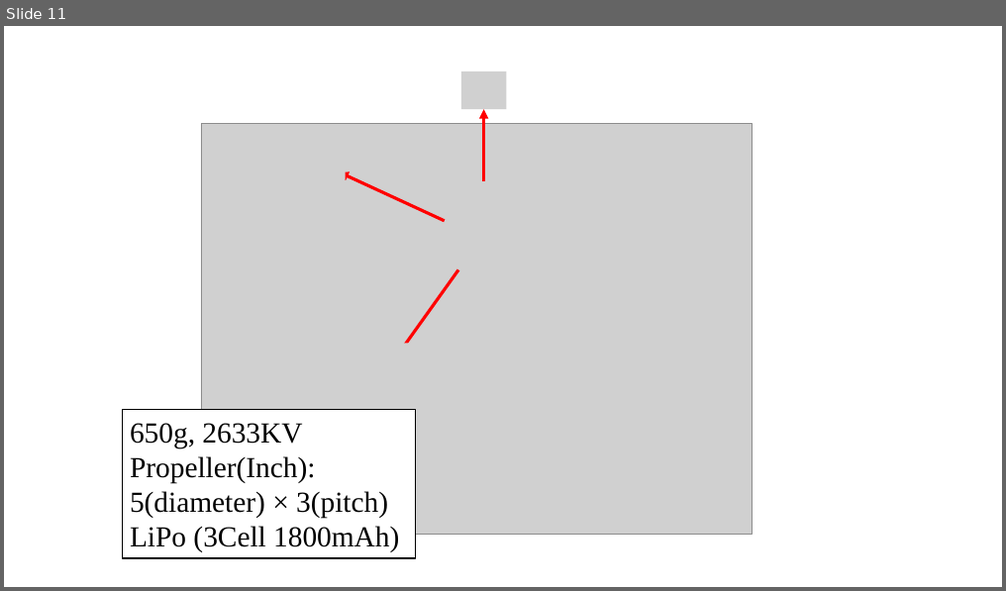
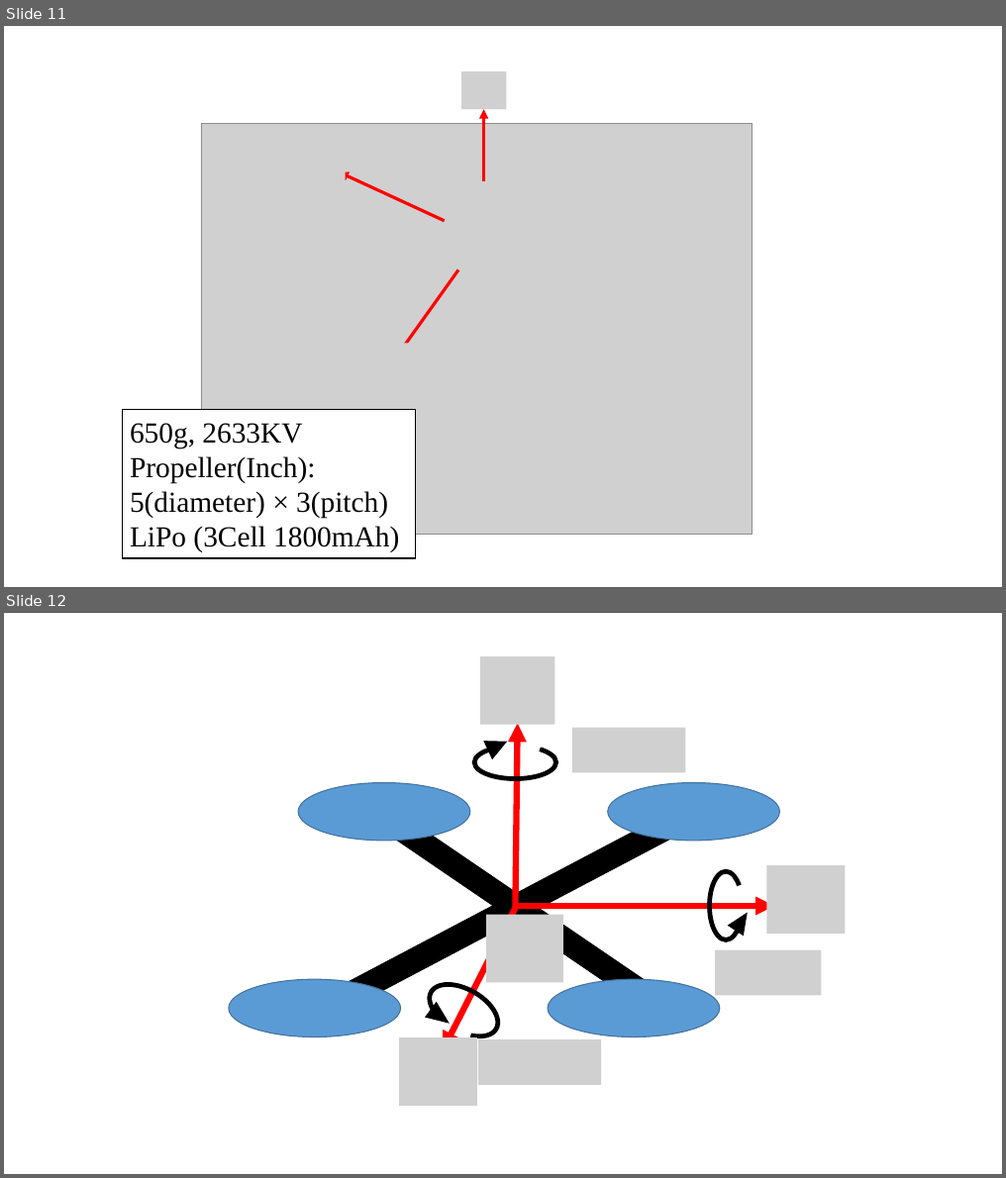
Before and after one commit to doraiden555/git_for_SII, a slide deck: パワポ/fig/プレゼンテーション1.pptx. Shown one above the other, each under a label of ours: slide 11 before the commit, slides 11 and 12 after it. The pictures are 1006x591 and 1006x1178 pixels, drawn with LibreOffice and Linux fonts; fonts in the diff are those of the drawing; grey boxes stand for pictures. Boxes give left, top, right and bottom in pixels: in the first picture for what was removed or moved away, otherwise in the second. Text is boxed around its words. In the diff, an @@ line names an element or a change of style, - is before the commit and + after.

```diff
--- a/パワポ/fig/プレゼンテーション1.pptx
+++ b/パワポ/fig/プレゼンテーション1.pptx
@@ slide 12 added at (x1=4, y1=613, x2=1002, y2=1174), background #FFFFFF @@
@@ picture added at (x1=480, y1=657, x2=555, y2=725) @@
@@ arrow added from (515, 909) to (518, 723), #FF0000 6 pt @@
@@ picture added at (x1=572, y1=728, x2=686, y2=773) @@
@@ arc (boxed as its full ellipse) added at (x1=475, y1=747, x2=556, y2=779), outline #000000 4.5 pt @@
@@ triangle added at (x1=484, y1=734, x2=510, y2=759), fill #000000, outline #000000 1 pt @@
@@ ellipse added at (x1=298, y1=783, x2=470, y2=841), fill #5B9BD5, outline #43739E 1 pt @@
@@ ellipse added at (x1=608, y1=783, x2=780, y2=841), fill #5B9BD5, outline #43739E 1 pt @@
@@ rectangle added at (x1=315, y1=817, x2=672, y2=1020), fill #000000, outline #000000 1 pt @@
@@ rectangle added at (x1=368, y1=800, x2=678, y2=1022), fill #000000, outline #000000 1 pt @@
@@ arc (boxed as its full ellipse) added at (x1=710, y1=871, x2=743, y2=940), outline #000000 4.5 pt @@
@@ picture added at (x1=767, y1=866, x2=846, y2=934) @@
@@ arrow added from (517, 906) to (443, 1051), #FF0000 6 pt @@
@@ arrow added from (513, 906) to (774, 906), #FF0000 6 pt @@
@@ triangle added at (x1=729, y1=909, x2=753, y2=935), fill #000000, outline #000000 1 pt @@
@@ picture added at (x1=486, y1=915, x2=563, y2=983) @@
@@ picture added at (x1=715, y1=951, x2=822, y2=996) @@
@@ ellipse added at (x1=229, y1=980, x2=401, y2=1038), fill #5B9BD5, outline #43739E 1 pt @@
@@ arc (boxed as its full ellipse) added at (x1=421, y1=973, x2=507, y2=1048), outline #000000 4.5 pt @@
@@ ellipse added at (x1=548, y1=980, x2=720, y2=1038), fill #5B9BD5, outline #43739E 1 pt @@
@@ triangle added at (x1=426, y1=1003, x2=453, y2=1031), fill #000000, outline #000000 1 pt @@
@@ picture added at (x1=399, y1=1039, x2=477, y2=1106) @@
@@ picture added at (x1=478, y1=1040, x2=601, y2=1085) @@
```
Also in this commit, not shown: 1 slide changed, 1 other slide added, 9 other files.
